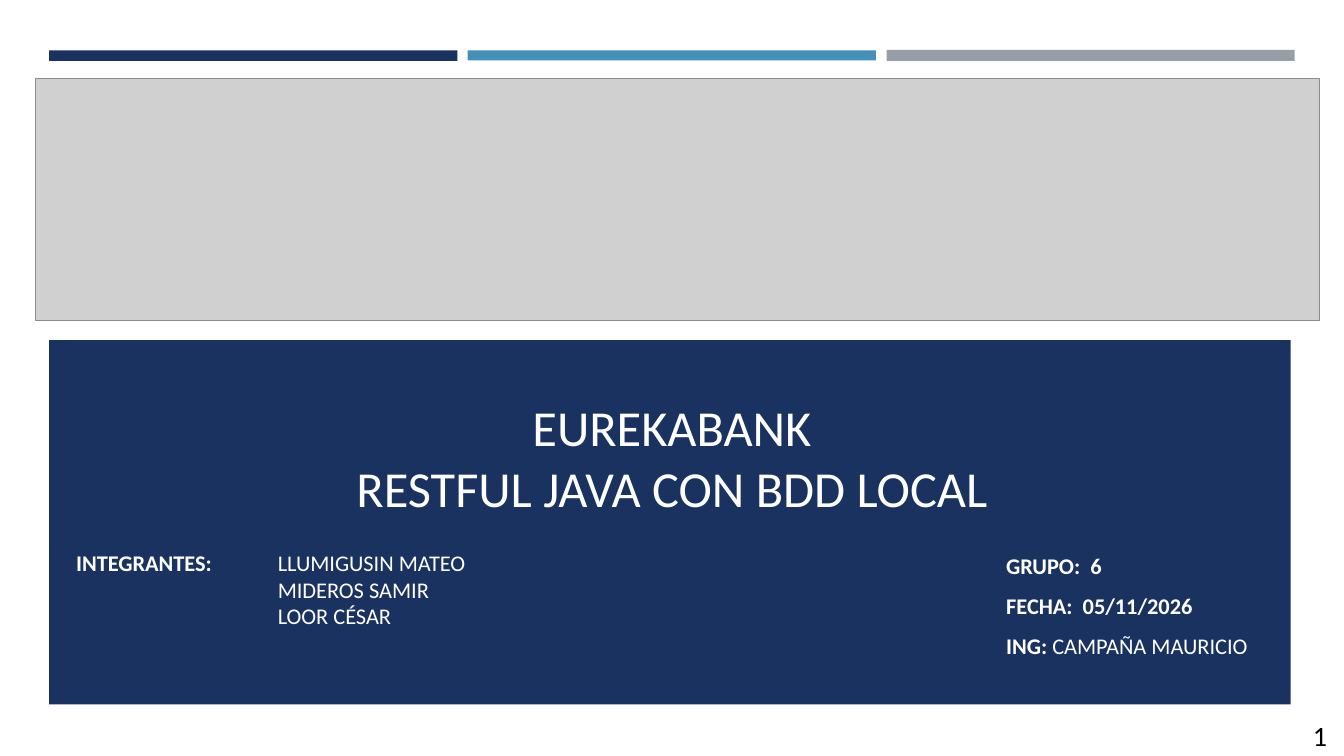
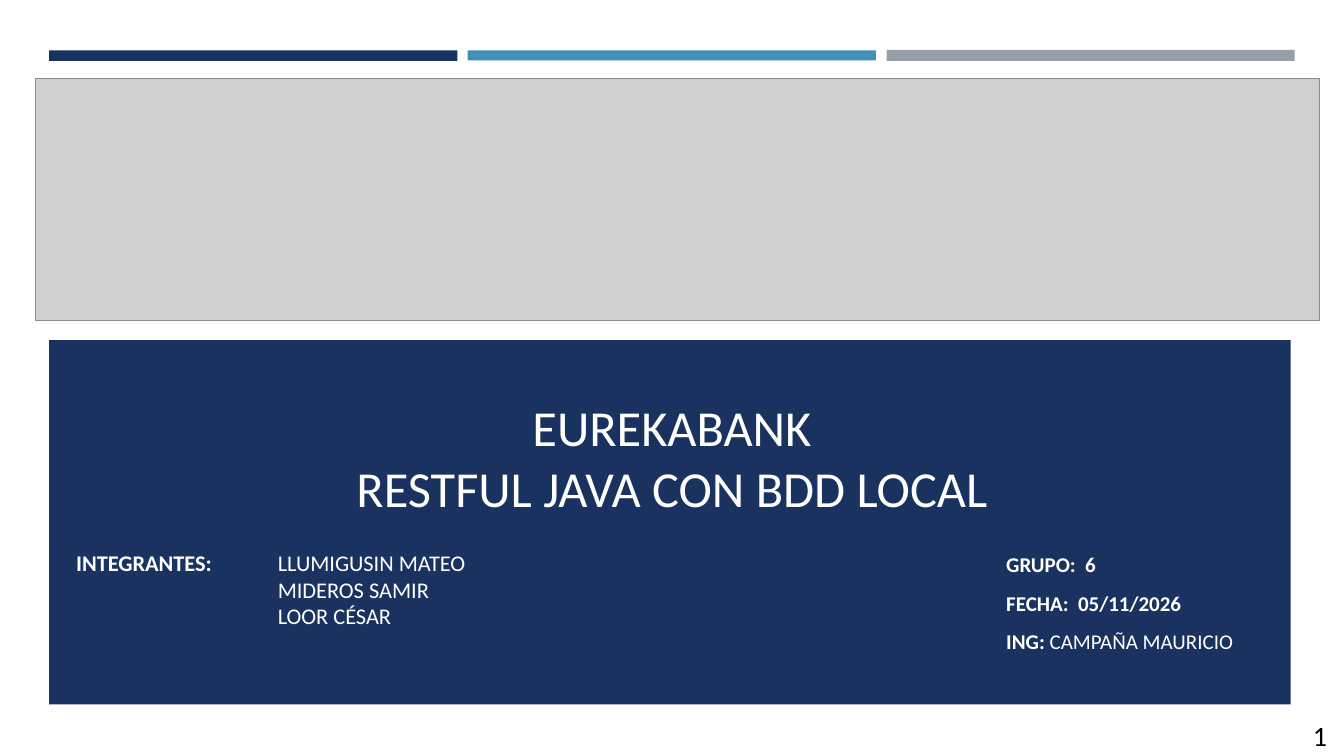
Before and after one commit to MATEOCAIZA/TG.1.3.-PAO202651_EUREKA_BDD_LOCAL_RESTFUL_JAVA_NRC36884_GR06, a slide deck: slide 1 of 05. DOCUMENTACION/PRESENTACION TG.1.3. EUREKABANK RESTFUL con BDD LOCAL en JAVA GR06.pptx. Drawn at 1344x756 pixels with LibreOffice and Linux fonts; fonts in the diff are those of the drawing; grey boxes stand for pictures. Boxes give left, top, right and bottom in pixels: in the first picture for what was removed or moved away, otherwise in the second. Text is boxed around its words. In the diff, an @@ line names an element or a change of style, - is before the commit and + after.

```diff
--- a/05. DOCUMENTACION/PRESENTACION TG.1.3. EUREKABANK RESTFUL con BDD LOCAL en JAVA GR06.pptx
+++ b/05. DOCUMENTACION/PRESENTACION TG.1.3. EUREKABANK RESTFUL con BDD LOCAL en JAVA GR06.pptx
@@ text "GRUPO: 6" at bbox=[1006, 557, 1233, 649]: size 16 to 15 pt @@
```
Also in this commit, not shown: 21 other slides changed, 3 other files.
